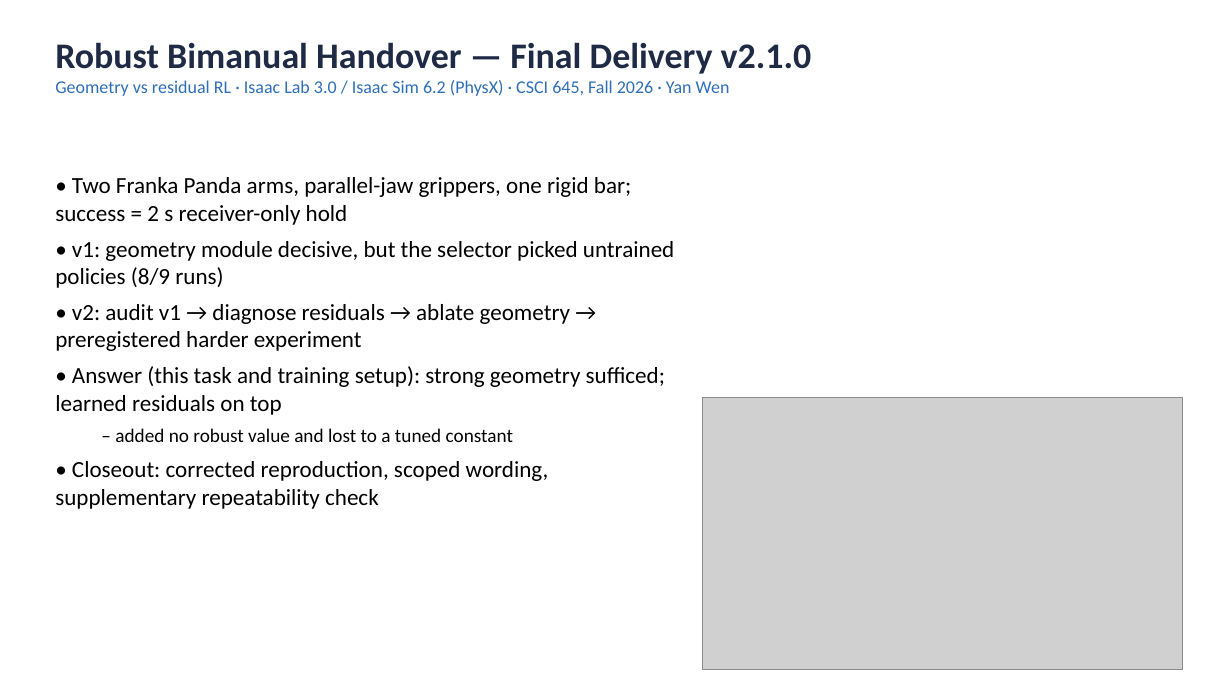
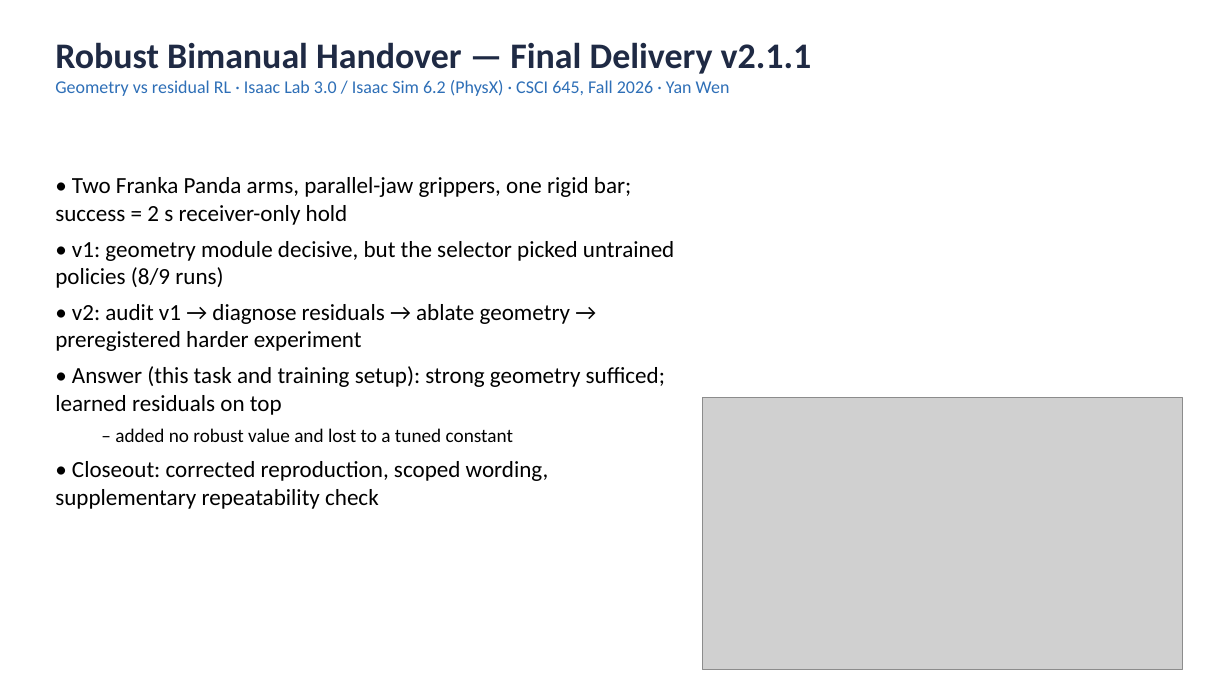
Before and after one commit to ywen0511/CSCI645-Project, a slide deck: slide 1 of report/v2/deck/deck.pptx. Drawn at 1232x693 pixels with LibreOffice and Linux fonts; fonts in the diff are those of the drawing; grey boxes stand for pictures. Boxes give left, top, right and bottom in pixels: in the first picture for what was removed or moved away, otherwise in the second. Text is boxed around its words. In the diff, an @@ line names an element or a change of style, - is before the commit and + after.

```diff
--- a/report/v2/deck/deck.pptx
+++ b/report/v2/deck/deck.pptx
@@ text at box(55, 42, 812, 74): text changed @@
-Robust Bimanual Handover — Final Delivery v2.1.0
+Robust Bimanual Handover — Final Delivery v2.1.1
```
Also in this commit, not shown: 1 other slide changed, 16 other files.
